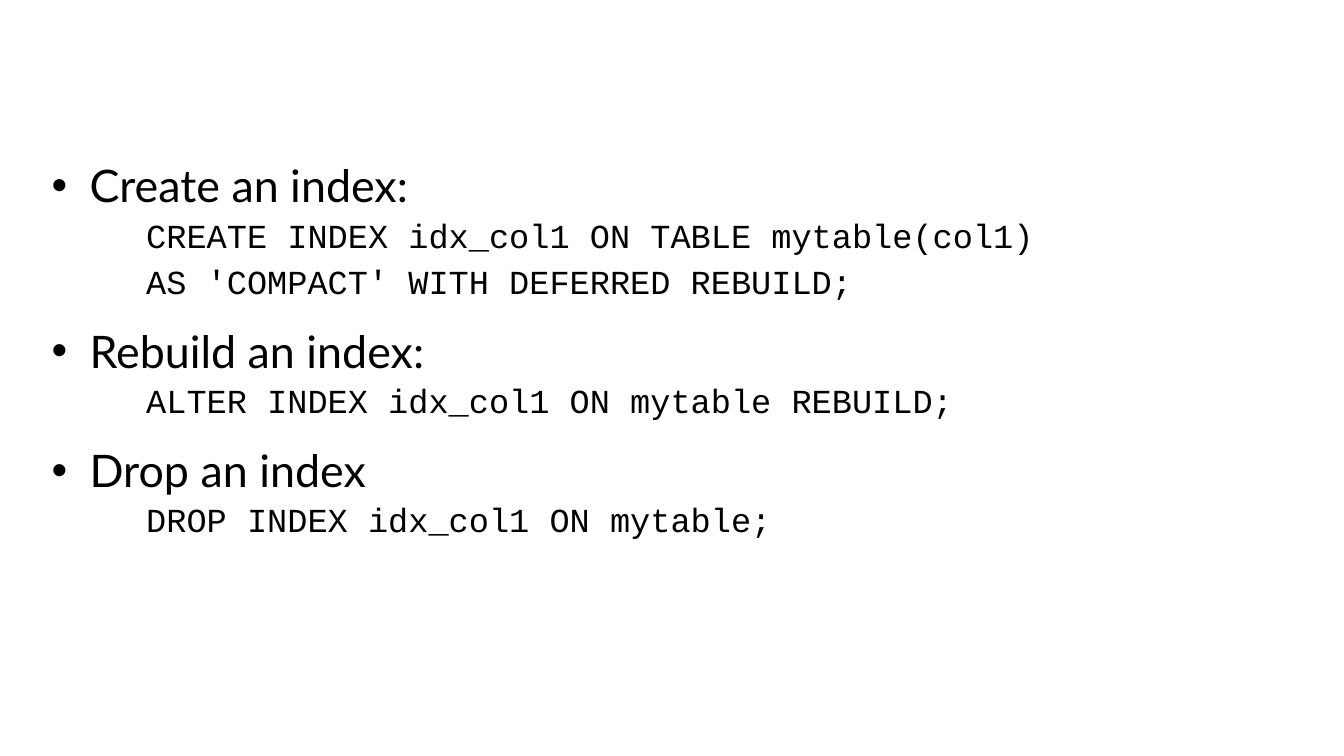
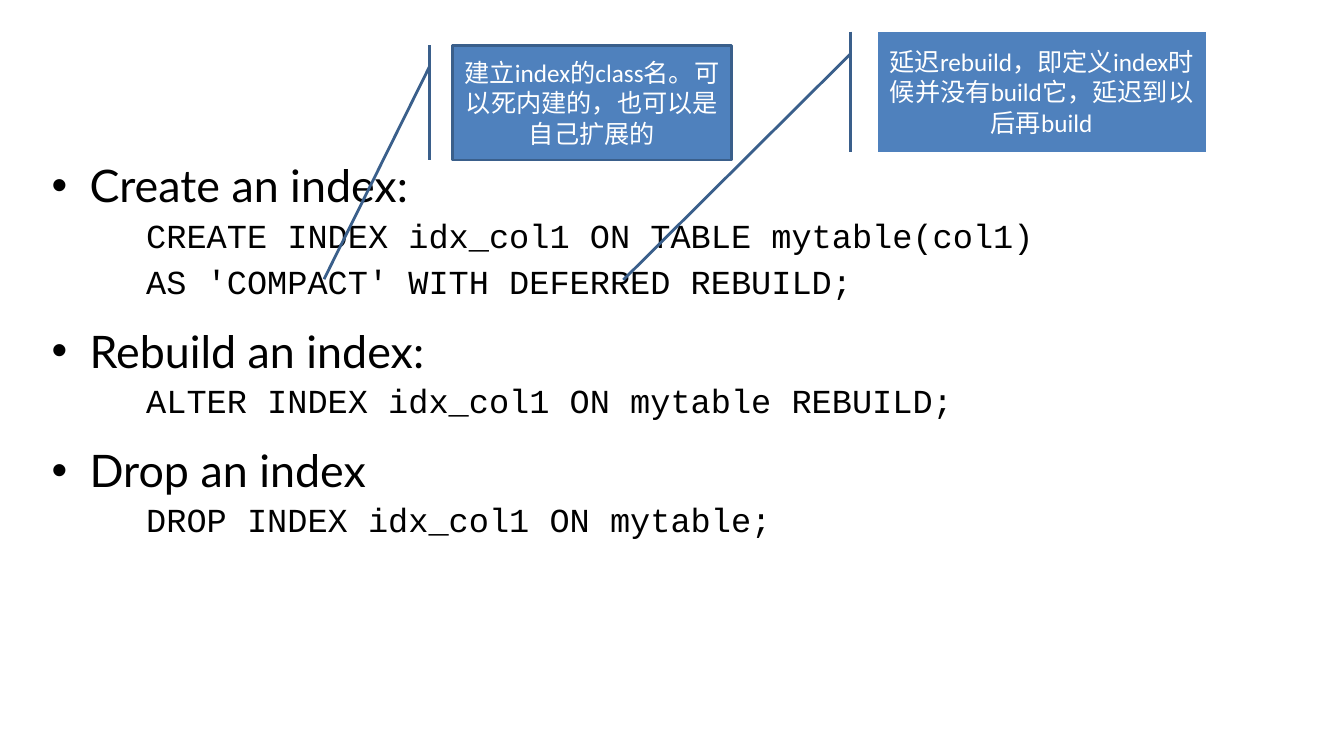
Before and after one commit to chitratsr/Hadoop-in-Azure-HDInsight, a slide deck: slide 18 of DAT202.1x_Mod2_Slides/DAT202.1x Mod 2 Lesson 2.pptx. Drawn at 1344x756 pixels with LibreOffice and Linux fonts; fonts in the diff are those of the drawing. Boxes give left, top, right and bottom in pixels: in the first picture for what was removed or moved away, otherwise in the second. Text is boxed around its words. In the diff, an @@ line names an element or a change of style, - is before the commit and + after.

```diff
--- a/DAT202.1x_Mod2_Slides/DAT202.1x Mod 2 Lesson 2.pptx
+++ b/DAT202.1x_Mod2_Slides/DAT202.1x Mod 2 Lesson 2.pptx
@@ accent border callout added at [453,45,731,160], fill #4F81BD, outline #3A5F8C 2 pt, 18 pt, text #FFFFFF @@
+建立index的class名。可以死内建的，也可以是自己扩展的
@@ accent callout added at [878,31,1206,152], fill #4F81BD, outline #3A5F8C 2 pt, 18 pt, text #FFFFFF @@
+延迟rebuild，即定义index时候并没有build它，延迟到以后再build
```
